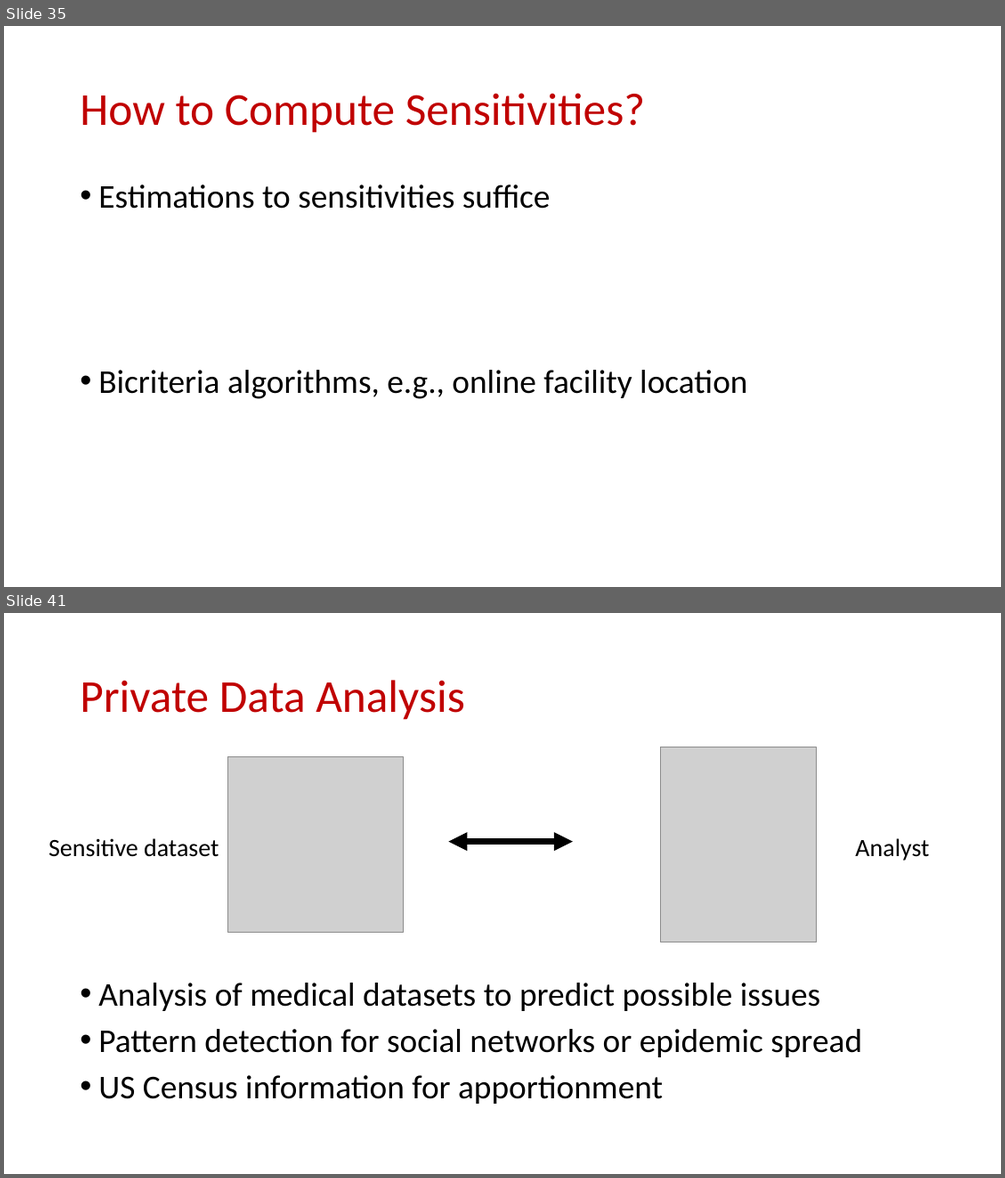
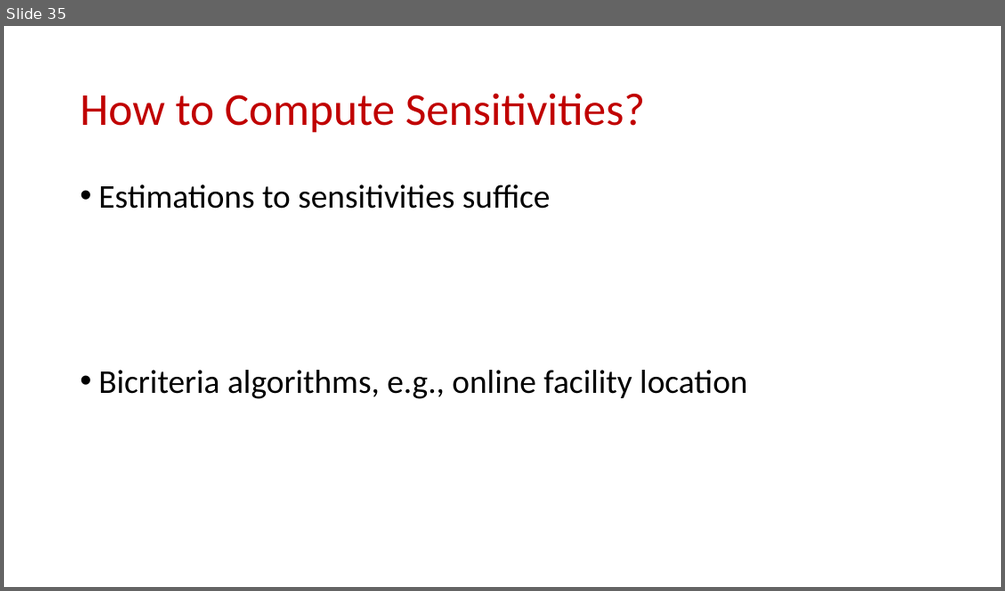
Before and after one commit to samsonzhou/samsonzhou.github.io, a slide deck: CSCE689-23/L25.pptx. Shown one above the other, each under a label of ours: slides 35 and 41 before the commit, slide 35 after it; the slides between them are not shown. The pictures are 1005x1178 and 1005x591 pixels, drawn with LibreOffice and Linux fonts; fonts in the diff are those of the drawing; grey boxes stand for pictures. Boxes give left, top, right and bottom in pixels: in the first picture for what was removed or moved away, otherwise in the second. Text is boxed around its words. In the diff, an @@ line names an element or a change of style, - is before the commit and + after.

```diff
--- a/CSCE689-23/L25.pptx
+++ b/CSCE689-23/L25.pptx
@@ slide 41 removed at (4,613,1001,1174), background #FFFFFF @@
@@ title removed at (80,680,465,720) @@
-Private Data Analysis
@@ picture removed at (227,756,403,932) @@
@@ picture removed at (661,747,816,942) @@
@@ text removed at (48,838,218,857) @@
-Sensitive dataset
@@ double arrow removed from (448, 842) to (573, 842) @@
@@ text removed at (855,838,929,860) @@
-Analyst
@@ text removed at (98,982,862,1103) @@
-• Analysis of medical datasets to predict possible issues
-• Pattern detection for social networks or epidemic spread
-• US Census information for apportionment
```
Also in this commit, not shown: 24 other slides removed, 3 other files.
